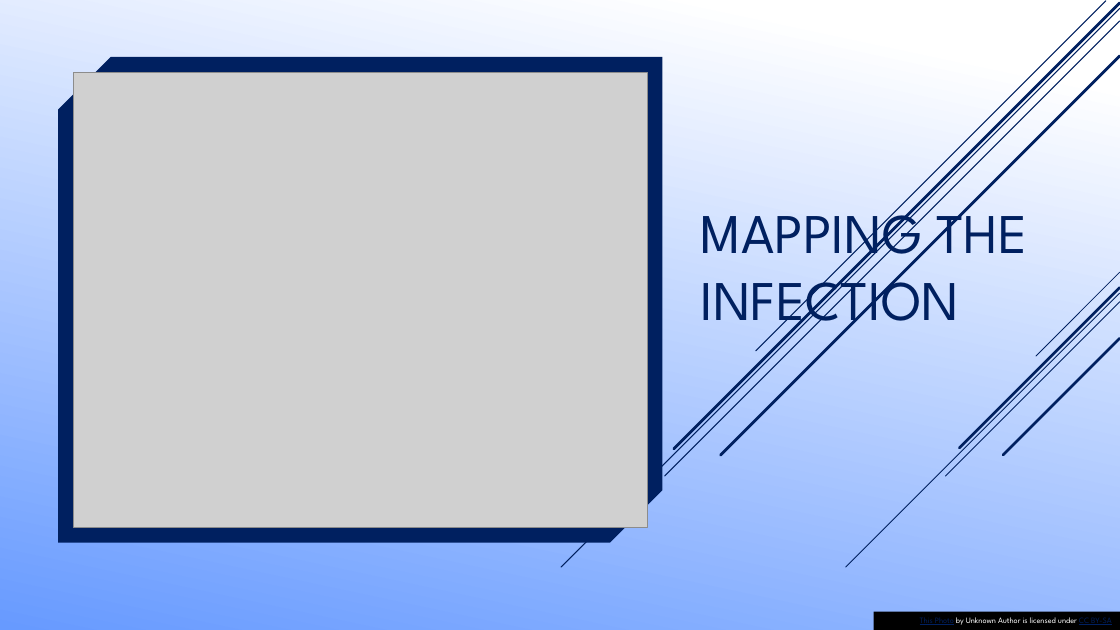
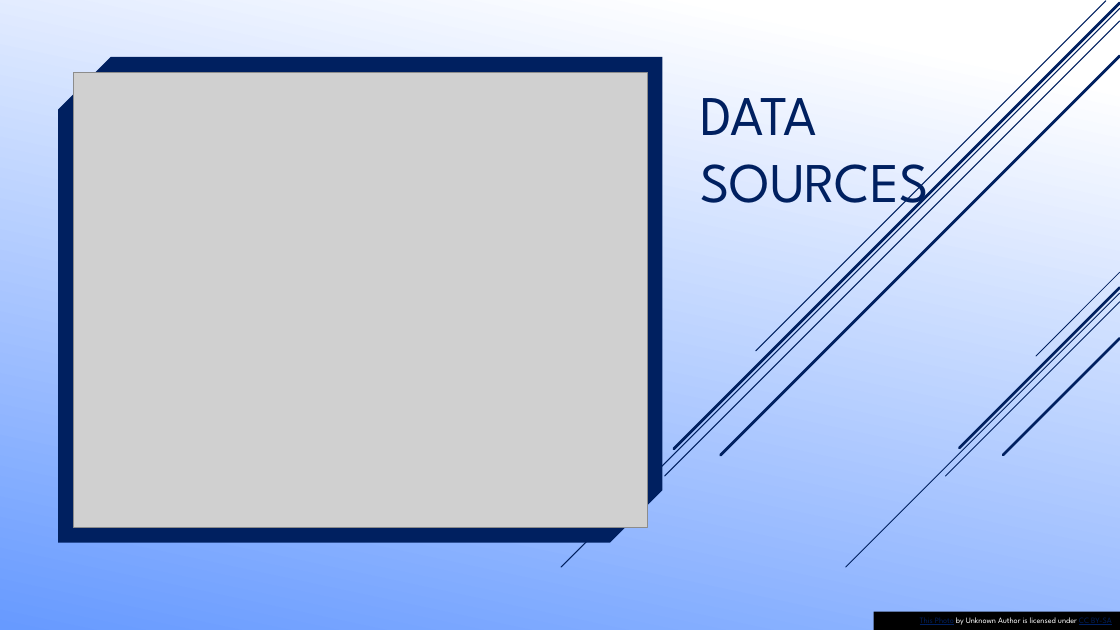
Before and after one commit to ashwinabraham34/Project-2, a slide deck: slide 5 of PPTemplate/PP Design.pptx. Drawn at 1120x630 pixels with LibreOffice and Linux fonts; fonts in the diff are those of the drawing; grey boxes stand for pictures. Boxes give left, top, right and bottom in pixels: in the first picture for what was removed or moved away, otherwise in the second. Text is boxed around its words. In the diff, an @@ line names an element or a change of style, - is before the commit and + after.

```diff
--- a/PPTemplate/PP Design.pptx
+++ b/PPTemplate/PP Design.pptx
@@ title at <box>700,98,928,219</box>: text changed @@
-MAPPING THE INFECTION
+DATA SOURCES
```
Also in this commit, not shown: 3 slides added.
